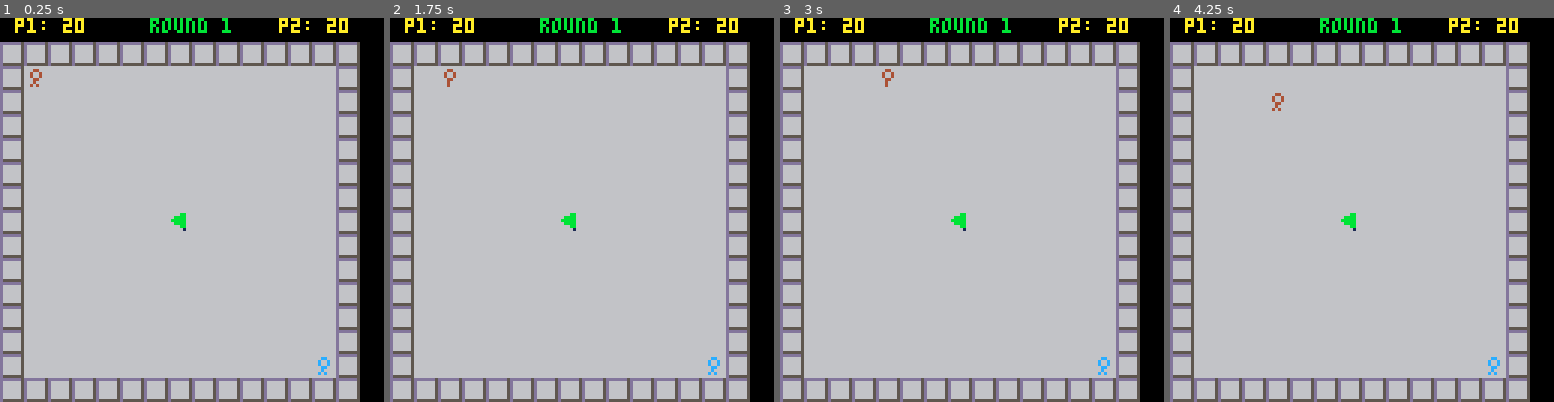
Above: before the commit, frames 1-4 (left to right).
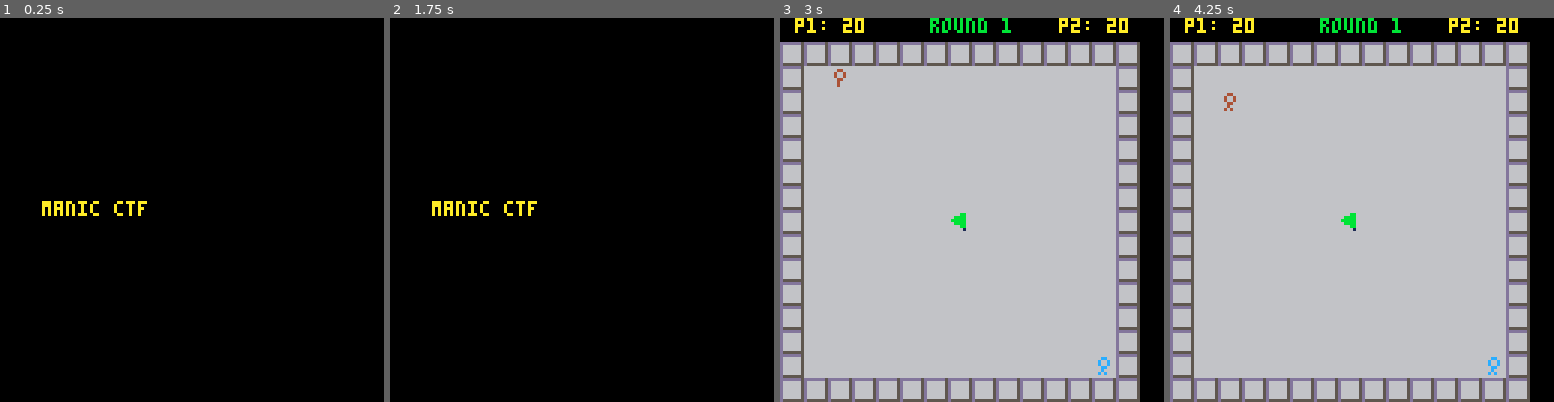
Above: after the commit, the same moments.

Repository: King-Swood/pico-8-fun
Game: PICO-8 cartridge ctf_1.p8
The game is run twice, just before and just after one commit, with the same random seed, the same clock (stepped at 60 frames per second) and the same inputs.
Inputs:
- Up to frame 1 (0.25 s): no input
- Up to frame 2 (1.75 s): hold Right from 1.6 s (still down)
- Up to frame 3 (3 s): release Right at 2.1 s; hold Up 2.15-2.42 s; hold Right from 2.47 s (still down)
- Up to frame 4 (4.25 s): release Right at 3.03 s; hold Left 3.08-3.58 s; hold Down 3.63-3.97 s; hold Right from 4.02 s (still down)

The runs differ from the first frame. In frame 1, 89% of the frame differs, in the area x 0-94%, y 0-100%; in frame 2, 89%; in frame 3, 0.1%; in frame 4, 0.1%.

Commit message:
We are now able to create different states, ie for title screen, menu, and main game.

Diff:
--- a/ctf_1.p8
+++ b/ctf_1.p8
@@ -3,146 +3,117 @@
 __lua__
 
 -- todo: make a state machine that manages whether the game is running, a score is being displayed, or the title screen.
--- todo: add a title screen
--- todo: add a "number of rounds" editor to the title screen
--- todo: add the option to "rotate" the controller to the title screen.
---		this will allow users to hold the controller like a wiimote.
+-- todo: add a title screen with the following options:
+--			- number of rounds
+--			- control type (keyboard/controller, controller rotated)
+--				there should be an image associated with each one.
+--				rotated allows users to hold the controller like a wiimote.
+--				each player should have a separate setting. This also allows each player to work out which controller they are holding.
 -- todo: add sound effects
-
-
-game=
+-- todo: rename/name as "manic ctf"
+-- todo: consider pushing into the "incomplete" part of the forum.
+-- todo: add animations to the flag
+-- todo: add ability to knock over the opposing player.
+--			if neither player has the flag then they both fall over.
+--			if one player has the flag then that player falls over and drops it.
+-- todo: add a "round 1..... start" message at the beginning of each round.
+-- todo: randomise the corner that each player starts in, so they don't just start marching straight toward the flag.
+-- todo: when game is over it should display the message for a few seconds, then tell the user to press x to return to the main screen.
+-- todo: perhaps the title screen could be a flapping flag displaying "manic ctf".
+--			The menu then shows the same flag, with player 1 running on and grabbing it and running off screen.
+--			Both players then are shown periodically chasing the other off-screen, with the player in front always holding the flag.
+
+function _init()
+end
+
+function _update60()
+	game_state:update()
+end
+
+function _draw()
+	game_state:draw()
+end
+
+game_state =
 {
-	round = 0,
-	roundsmax = 3,
-	flag = nil,
-	players = {},
-	framerate = 60,
-	roundtime = 20, -- seconds in each round
-	scoretimer = 0,
-	roundcomplete = false,
+	curstate="initial",
+	changed=true,
+
+	states=
+	{
+		["initial"]=
+		{
+			init=function()
+				titlescreen:init()
+			end,
+			update=function()
+				titlescreen:update()
+			end,
+			draw=function()
+				titlescreen:draw()
+			end,
+		},
+		["game"]=
+		{
+			init=function()
+				game:init()
+			end,
+			update=function()
+				game:update()
+			end,
+			draw=function()
+				game:draw()
+			end,
+		},
+	},
+
+	set_state=function(self,state)
+		self.curstate=state
+		self.changed=true
+	end,
+
+	init=function(self)
+		self.states[self.curstate].init(self)
+	end,
+
+	update=function(self)
+		repeat
+			if self.changed then
+				self.changed=false
+				self.init(self)
+			end
+			self.states[self.curstate].update(self)
+		until self.changed ~= true
+	end,
+
+	draw=function(self)
+		self.states[self.curstate].draw(self)
+	end,
 }
-
-function roundreset()
-	game.roundcomplete = false
-	game.flag:roundreset()
-	foreach(game.players,
-		function(p)
-			p:roundreset()
-		end
-	)
-	game.round += 1
-end
-
-function _init()
-	game.flag = actor_flag:new(7,8)
-	add(game.players, actor_player:new(1,2,0))
-	add(game.players, actor_player:new(13,14,1))
-	actors:add(game.flag)
-	actors:add(game.players[1])
-	actors:add(game.players[2])
-	roundreset()
-end
-
-function _update60()
-	if (game.roundcomplete) then
-		updatescoretimer()
-	else
-		if hasroundfinished() then
-			game.scoretimer = 3 * game.framerate
-			game.roundcomplete = true
-		else
-			foreach(actors,
-				function(a)
-					a:update()
-					if (a.remove) then del(actors,a) end
-				end
-			)
-		end
-	end
-end
-
-function hasroundfinished()
-	local i = 1
-	local result = false
-	while i <= count(game.players) do
-		if (game.players[i].won) then
-			result = true
-			break
-		end
-		i += 1
-	end
-	return result
-end
-
-function gamehasfinished()
-	local i = 1
-	local result = false
-	while i <= count(game.players) do
-		if game.players[i].roundwins == game.roundsmax then
-			result = true
-			break
-		end
-		i += 1
-	end
-	return result
-end
-
-function updatescoretimer()
-	if game.scoretimer > 0 then
-		game.scoretimer -= 1
-	elseif not gamehasfinished() then
-		roundreset()
-	end
-end
-
-function _draw()
-	cls()
-	drawmap()
-	foreach(actors,
-		function(a)
-			a:draw()
-		end
-	)
-	drawscore()
-	if game.roundcomplete then
-		drawplayerwon()
-	end
-end
-
-function drawmap()
-	map(0,0,0,8)
-end
-
-function drawscore()
-	print("p1: "..flr((game.players[1].wintimer+(game.framerate-1))/game.framerate),5,0,10)
-	print("round "..game.round,50,0,11)
-	print("p2: "..flr((game.players[2].wintimer+(game.framerate-1))/game.framerate),93,0,10)
-end
-
-function drawplayerwon()
-	foreach(game.players,
-		function(p)
-			if p.won then
-				if gamehasfinished() then
-					print("player " ..(p.player+1).. " won the game!!",14,61,1)
-				else
-					print("player " ..(p.player+1).. " won the round!!",14,61,1)
-				end
-			end
-		end
-	)
-end
-
-function sametile(a1,a2)
-	if (a1.xcell == a2.xcell) and (a1.ycell == a2.ycell) then return true
-	else return false
-	end
-end
 
 actors=
 {
+	list={},
 	add=function(self,a)
-		add(self,a)
+		add(self.list,a)
+	end,
+	clear=function(self)
+		self.list={}
+	end,
+	update=function(self)
+		foreach(self.list,
+			function(a)
+				a:update()
+				if (a.remove) then del(self.list,a) end
+			end
+		)
+	end,
+	draw=function(self)
+		foreach(self.list,
+			function(a)
+				a:draw()
+			end
+		)
 	end,
 }
 
@@ -238,6 +209,151 @@
 	end,
 }
 
+titlescreen=
+{
+	displaytime = 0,
+	displaytimemax = 60*3,
+
+	init=function(self)
+		self.displaytime = 0
+		actors:clear()
+	end,
+
+	update=function(self)
+		self.displaytime+=1
+		if self.displaytime >= self.displaytimemax then
+			game_state:set_state("game")
+		end
+	end,
+
+	draw=function(self)
+		cls()
+		print("manic ctf",14,61,10)
+	end,
+}
+
+game=
+{
+	round = 0,
+	roundsmax = 3,
+	flag = nil,
+	players = {},
+	framerate = 60,
+	roundtime = 20, -- seconds in each round
+	scoretimer = 0,
+	roundcomplete = false,
+
+	init=function(self)
+		self.flag = actor_flag:new(7,8)
+		self.players={}
+		add(self.players, actor_player:new(1,2,0))
+		add(self.players, actor_player:new(13,14,1))
+		actors:clear()
+		actors:add(self.flag)
+		actors:add(self.players[1])
+		actors:add(self.players[2])
+		self:roundreset()
+	end,
+
+	update=function(self)
+		if (self.roundcomplete) then
+			self:updatescoretimer()
+		else
+			if self:hasroundfinished() then
+				self.scoretimer = 3 * self.framerate
+				self.roundcomplete = true
+			else
+				actors:update()
+			end
+		end
+	end,
+
+	draw=function(self)
+		cls()
+		self:drawmap()
+		actors:draw()
+		self:drawscore()
+		if self.roundcomplete then
+			self:drawplayerwon()
+		end
+	end,
+
+	roundreset=function(self)
+		self.roundcomplete = false
+		self.flag:roundreset()
+		foreach(self.players,
+			function(p)
+				p:roundreset()
+			end
+		)
+		self.round += 1
+	end,
+
+	hasroundfinished=function(self)
+		local i = 1
+		local result = false
+		while i <= count(self.players) do
+			if (self.players[i].won) then
+				result = true
+				break
+			end
+			i += 1
+		end
+		return result
+	end,
+
+	gamehasfinished=function(self)
+		local i = 1
+		local result = false
+		while i <= count(self.players) do
+			if self.players[i].roundwins == self.roundsmax then
+				result = true
+				break
+			end
+			i += 1
+		end
+		return result
+	end,
+
+	updatescoretimer=function(self)
+		if self.scoretimer > 0 then
+			self.scoretimer -= 1
+		elseif not self:gamehasfinished() then
+			self:roundreset()
+		end
+	end,
+
+	drawmap=function(self)
+		map(0,0,0,8)
+	end,
+
+	drawscore=function(self)
+		print("p1: "..flr((self.players[1].wintimer+(self.framerate-1))/self.framerate),5,0,10)
+		print("round "..self.round,50,0,11)
+		print("p2: "..flr((self.players[2].wintimer+(self.framerate-1))/self.framerate),93,0,10)
+	end,
+
+	drawplayerwon=function(self)
+		foreach(self.players,
+			function(p)
+				if p.won then
+					if self:gamehasfinished() then
+						print("player " ..(p.player+1).. " won the game!!",14,61,1)
+					else
+						print("player " ..(p.player+1).. " won the round!!",14,61,1)
+					end
+				end
+			end
+		)
+	end,
+}
+
+function sametile(a1,a2)
+	if (a1.xcell == a2.xcell) and (a1.ycell == a2.ycell) then return true
+	else return false
+	end
+end
+
 actor_player = actor_base:new()
 
 function actor_player:new (xcell,ycell,playerno)
